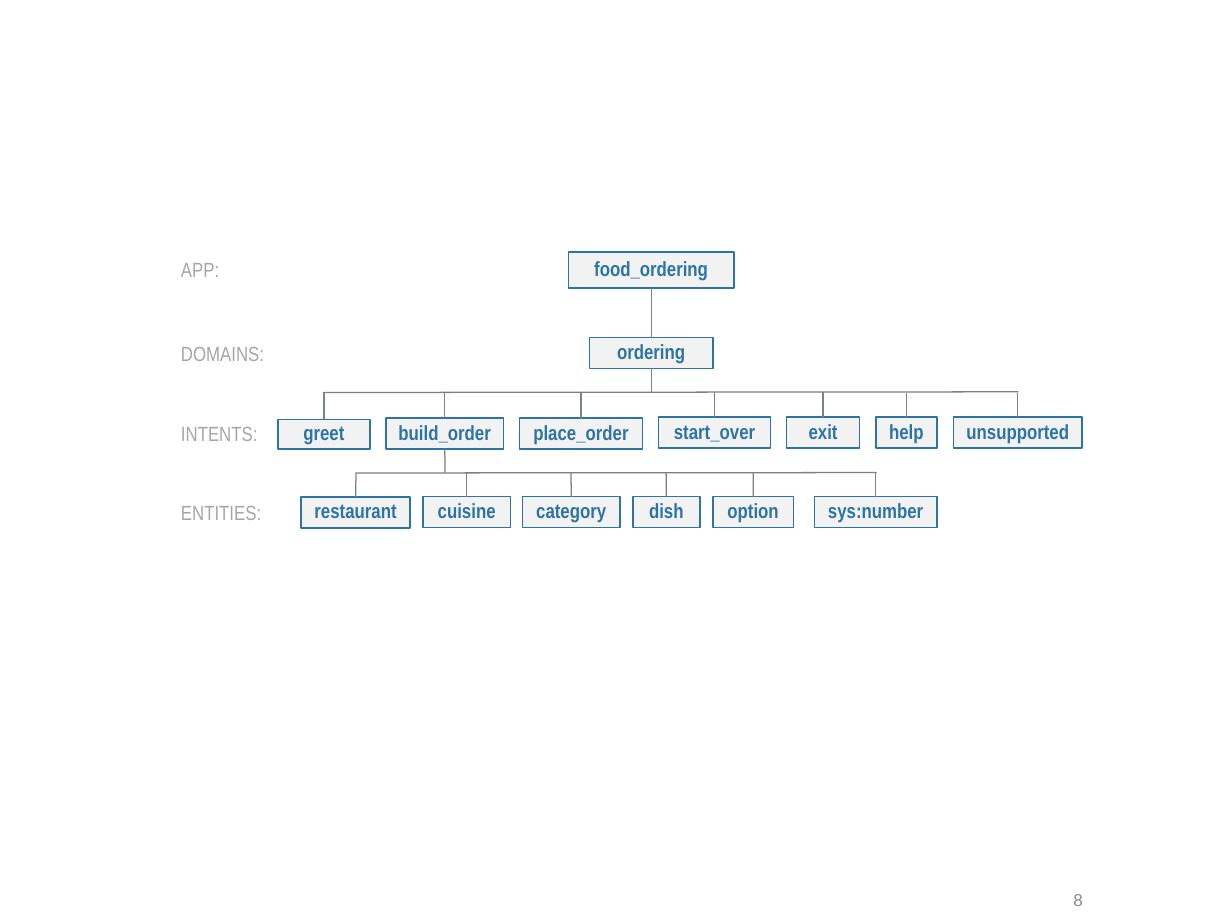
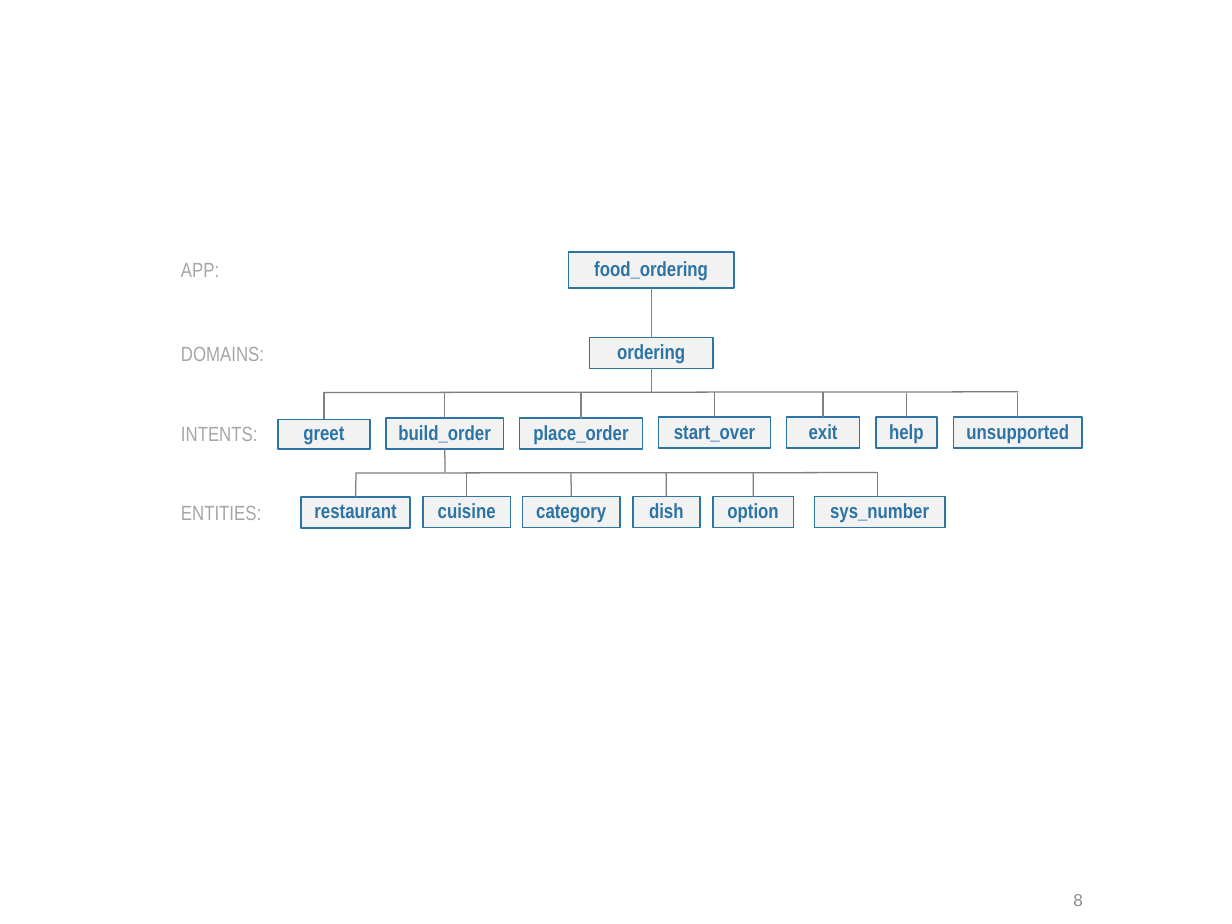
Before and after one commit to cisco/mindmeld, a slide deck: slide 8 of docs/source/images/images.pptx. Drawn at 1232x924 pixels with LibreOffice and Linux fonts; fonts in the diff are those of the drawing. Boxes give left, top, right and bottom in pixels: in the first picture for what was removed or moved away, otherwise in the second. Text is boxed around its words. In the diff, an @@ line names an element or a change of style, - is before the commit and + after.

```diff
--- a/docs/source/images/images.pptx
+++ b/docs/source/images/images.pptx
@@ rectangle "sys_number": place and size @@
-rectangle "sys_number" at box(814, 496, 936, 527)
+rectangle "sys_number" at box(814, 496, 945, 527)
@@ text in rectangle at box(830, 503, 929, 523): text changed @@
-sys:number
+sys_number
```
Also in this commit, not shown: 3 other files.
